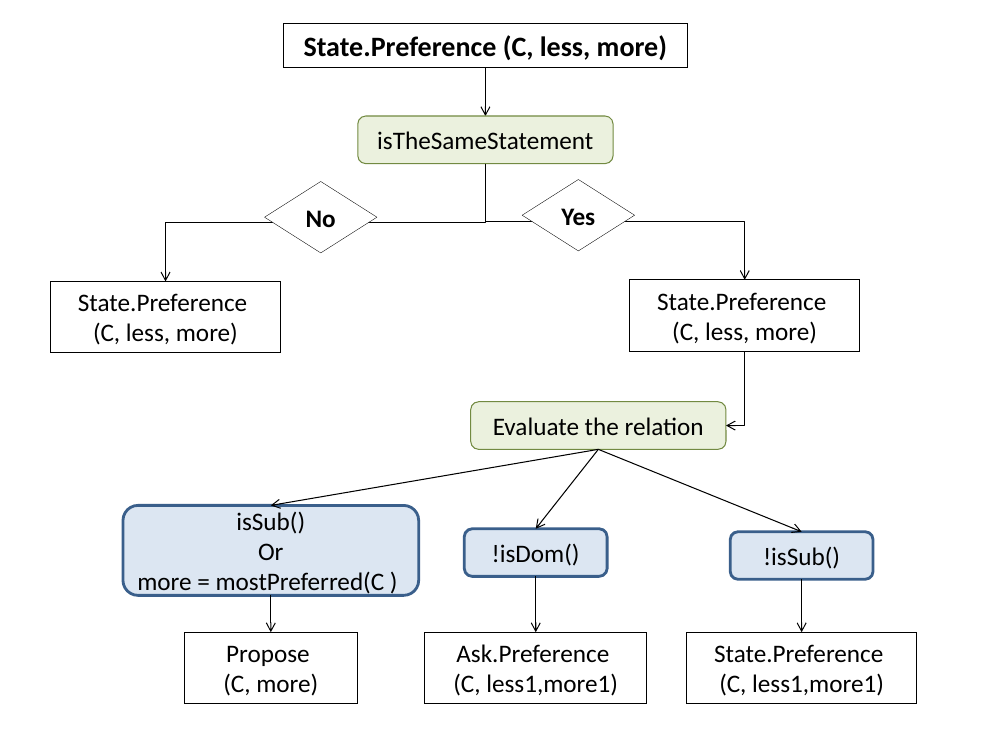
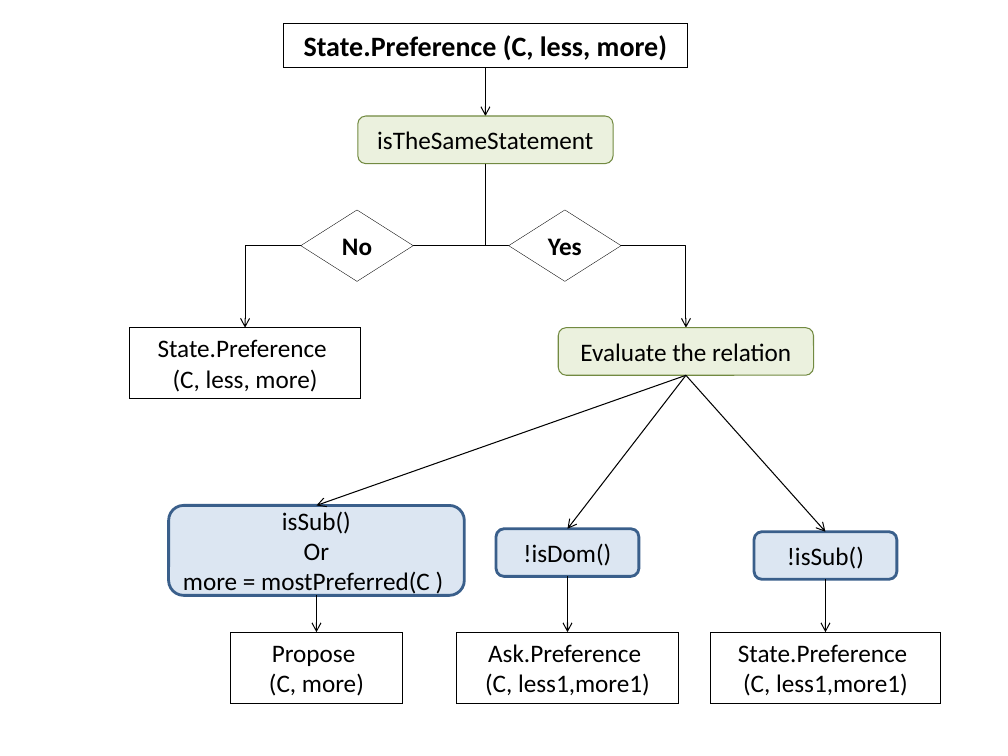
Before and after one commit to Olydia/Discolog, a slide deck: slide 1 of papers/WACAI_2016/figs/statePref.pptx (slide 2 before the commit). Drawn at 1008x756 pixels with LibreOffice and Linux fonts; fonts in the diff are those of the drawing. Boxes give left, top, right and bottom in pixels: in the first picture for what was removed or moved away, otherwise in the second. Text is boxed around its words. In the diff, an @@ line names an element or a change of style, - is before the commit and + after.

```diff
--- a/papers/WACAI_2016/figs/statePref.pptx
+++ b/papers/WACAI_2016/figs/statePref.pptx
@@ elbow arrow moved from (486, 163) - (165, 281) to (486, 163) - (245, 328) @@
@@ elbow arrow moved from (486, 163) - (745, 280) to (486, 163) - (685, 328) @@
@@ diamond "No": place and size @@
-diamond "No" at [264, 181, 377, 253]
+diamond "No" at [300, 210, 413, 281]
@@ diamond "Yes": place and size @@
-diamond "Yes" at [522, 179, 635, 251]
+diamond "Yes" at [509, 210, 622, 281]
@@ rectangle removed at [630, 280, 860, 352] @@
-State.Preference
-(C, less, more)
@@ rectangle "State.Preference": place and size @@
-rectangle "State.Preference" at [50, 281, 280, 353]
+rectangle "State.Preference" at [130, 328, 360, 399]
@@ rounded rectangle "Evaluate the relation": place and size @@
-rounded rectangle "Evaluate the relation" at [471, 402, 726, 450]
+rounded rectangle "Evaluate the relation" at [558, 328, 813, 375]
@@ elbow arrow removed from (745, 351) to (726, 425) @@
@@ arrow moved from (599, 450) - (271, 505) to (685, 375) - (317, 505) @@
@@ arrow moved from (599, 450) - (535, 529) to (685, 375) - (568, 529) @@
@@ arrow moved from (599, 450) - (801, 532) to (685, 375) - (826, 532) @@
@@ rounded rectangle "!isDom()": place and size @@
-rounded rectangle "!isDom()" at [465, 529, 608, 577]
+rounded rectangle "!isDom()" at [496, 529, 639, 577]
@@ 1 rectangle, 1 rounded rectangle, 1 arrow: place and size @@
-1 rectangle, 1 rounded rectangle, 1 arrow at [123, 505, 418, 704]
+1 rectangle, 1 rounded rectangle, 1 arrow at [168, 505, 464, 704]
@@ arrow moved from (535, 577) - (535, 632) to (568, 577) - (568, 632) @@
@@ 1 rectangle, 1 rounded rectangle, 1 arrow: place and size @@
-1 rectangle, 1 rounded rectangle, 1 arrow at [686, 532, 916, 704]
+1 rectangle, 1 rounded rectangle, 1 arrow at [711, 532, 940, 704]
@@ rectangle "Ask.Preference": place and size @@
-rectangle "Ask.Preference" at [424, 632, 646, 704]
+rectangle "Ask.Preference" at [457, 632, 678, 704]
```
Also in this commit, not shown: 5 slides removed, 2 other files.
